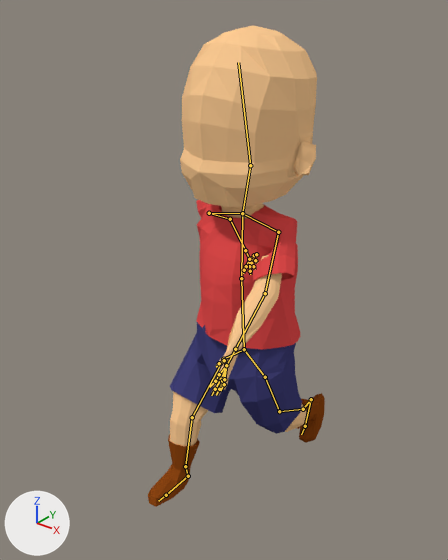
Before and after pictures for a commit that changed the Blender file Snowy ARPG/Assets/Things/PlayerStuff/CharacterARPG.blend.
Both versions are drawn from a camera (50 mm lens) standing at (3.02, -4.02, 4.25) and looking at (-0.09, -0.13, 1.84). Every picture has the same lights, and +X, +Y and +Z are marked at lower left. Both versions are drawn at frame 39 of the action 'Walk'; the numbers are the values there. The bones that bend it are drawn over the model as lines.

The first picture shows 'Body', 'Head', 'Shirt', 'Shoes', 'Shorts'.
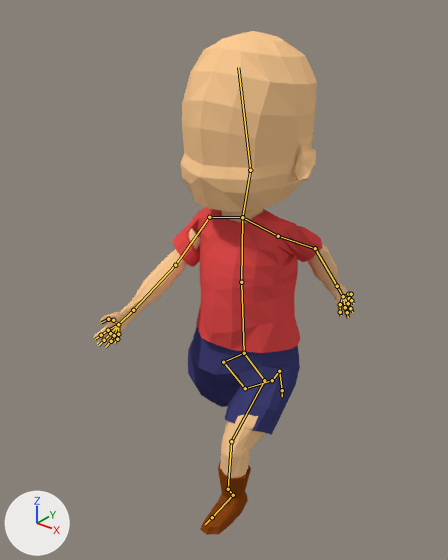
Location of each change, [x1, y1, x2, y2] in pixels of the pictures (448 x 560 px):
'Head', posed
    before: [180, 25, 317, 207]
    after: [180, 31, 317, 212]
'Shirt', posed (44% wider)
    before: [196, 200, 300, 349]
    after: [173, 207, 323, 353]
'Body', posed (91% wider, 11% taller)
    before: [170, 203, 307, 446]
    after: [93, 208, 355, 478]
'Shorts', posed (15% narrower)
    before: [170, 322, 302, 434]
    after: [188, 327, 300, 435]
'Shoes', posed
    before: [148, 393, 325, 507]
    after: [200, 461, 251, 535]
bone 'Bone', root to tip
    before: (242, 213) to (241, 278)
    after: (242, 217) to (241, 282)
bone 'Bone.004', root to tip
    before: (265, 377) to (279, 411)
    after: (264, 380) to (231, 441)
bone 'Bone.006', root to tip
    before: (279, 411) to (303, 409)
    after: (231, 441) to (228, 489)
bone 'Bone.008', root to tip
    before: (303, 409) to (311, 399)
    after: (228, 489) to (233, 495)
bone 'Bone.010', root to tip
    before: (311, 399) to (305, 426)
    after: (233, 495) to (212, 517)
bone 'Bone.034', root to tip
    before: (305, 426) to (301, 434)
    after: (212, 517) to (205, 524)
bone 'Bone.005', root to tip
    before: (223, 359) to (192, 417)
    after: (223, 362) to (245, 388)
bone 'Bone.007', root to tip
    before: (192, 417) to (185, 466)
    after: (245, 388) to (272, 380)
bone 'Bone.009', root to tip
    before: (185, 466) to (188, 476)
    after: (272, 380) to (279, 371)
bone 'Bone.011', root to tip
    before: (188, 476) to (166, 495)
    after: (279, 371) to (282, 390)
bone 'Bone.012', root to tip
    before: (242, 213) to (278, 232)
    after: (242, 217) to (278, 236)
bone 'Bone.014', root to tip
    before: (278, 232) to (265, 293)
    after: (278, 236) to (315, 248)
bone 'Bone.016', root to tip
    before: (265, 293) to (235, 349)
    after: (315, 248) to (337, 286)
bone 'Bone.013', root to tip
    before: (242, 213) to (209, 213)
    after: (242, 217) to (209, 217)
bone 'Bone.015', root to tip
    before: (209, 213) to (230, 219)
    after: (209, 217) to (175, 265)
bone 'Bone.017', root to tip
    before: (230, 219) to (245, 250)
    after: (175, 265) to (133, 310)
bone 'Bone.036', root to tip
    before: (242, 213) to (250, 165)
    after: (242, 217) to (250, 170)

What the commit changed:
Bone 'Bone' (bone_bone) moves from (-0.011, 0.452, 0.0) to (-0.011, 0.49, 0.0).
Bone 'Bone.004' (bone_bone_004) turns from (35, 0, 0) to (-44, 0, 0) degrees about its own x, y and z.
Bone 'Bone.006' (bone_bone_006) turns from (22, 0, 0) to (33, 0, 0) degrees about its own x, y and z.
Bone 'Bone.008' (bone_bone_008) turns from (18, 0, 0) to (14, 0, 0) degrees about its own x, y and z.
Bone 'Bone.010' (bone_bone_010) turns from (5, 0, 0) to (2, 0, 0) degrees about its own x, y and z.
Bone 'Bone.034' (bone_bone_034) turns from (22, 0, 0) to (1, 0, 0) degrees about its own x, y and z.
Bone 'Bone.005' (bone_bone_005) turns from (-41, 0, 0) to (44, 0, 0) degrees about its own x, y and z.
Bone 'Bone.007' (bone_bone_007) turns from (24, 0, 0) to (22, 0, 0) degrees about its own x, y and z.
Bone 'Bone.009' (bone_bone_009) turns from (3, 0, 0) to (17, 0, 0) degrees about its own x, y and z.
Bone 'Bone.011' (bone_bone_011) turns from (-10, 0, 0) to (-16, 0, 0) degrees about its own x, y and z.
Bone 'Bone.012' (bone_bone_012) moves from (-0.344, 0.093, -0.279) to (-0.373, 0.1, -0.301).
Bone 'Bone.014' (bone_bone_014) turns from (-36, -9, 48) to (62, 8, 47) degrees about its own x, y and z.
Bone 'Bone.016' (bone_bone_016) turns from (-27, -4, 9) to (-29, -4, 9) degrees about its own x, y and z.
Bone 'Bone.013' (bone_bone_013) moves from (0.362, 0.092, -0.255) to (0.392, 0.1, -0.276).
Bone 'Bone.015' (bone_bone_015) turns from (63, -11, -44) to (-39, 12, -46) degrees about its own x, y and z.
Bone 'Bone.017' (bone_bone_017) turns from (-28, 2, -16) to (-22, 1, -16) degrees about its own x, y and z.
Bone 'Bone.036' (bone_bone_036) moves from (0.003, -0.426, -0.15) to (0.004, -0.462, -0.163).
